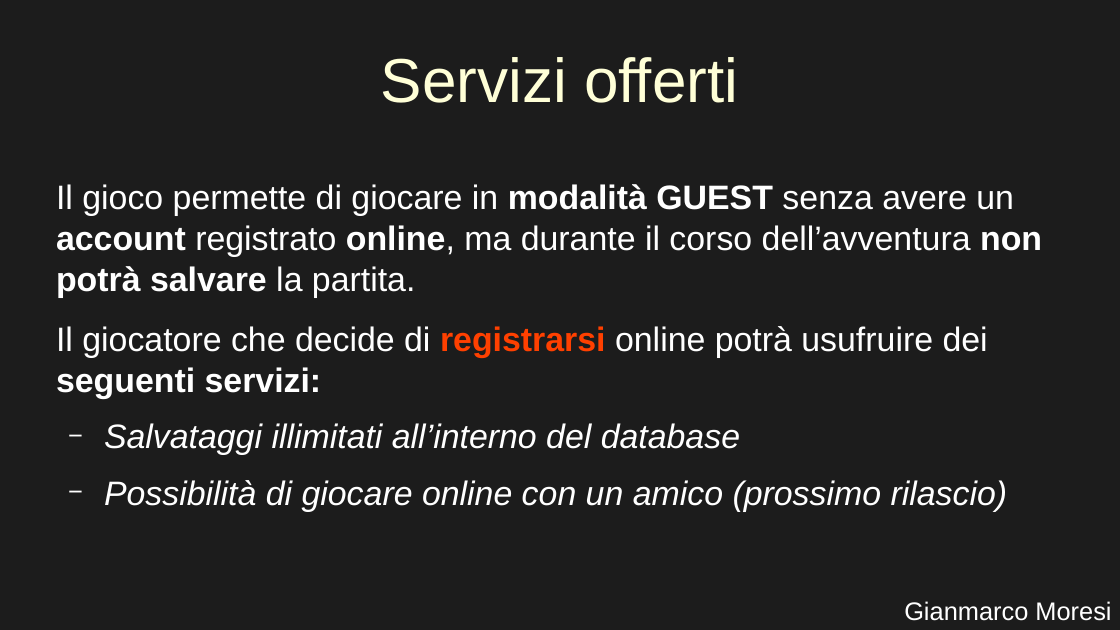
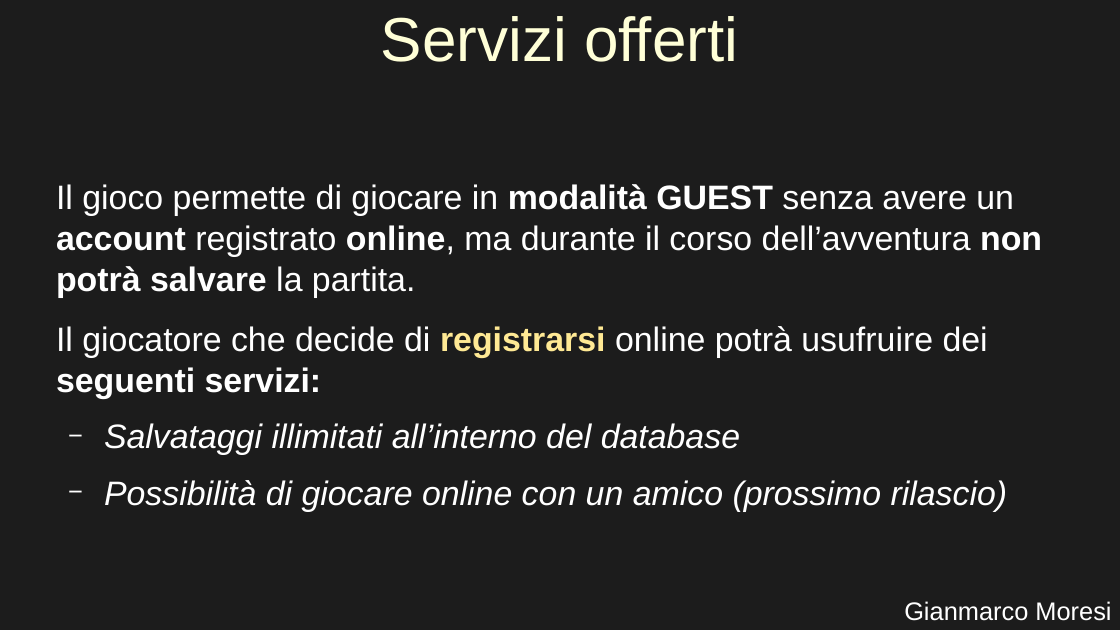
Before and after one commit to GianmarcoMo/HouseBreak, a slide deck: slide 4 of docs/PresentazioneProggetto.odp. Drawn at 1120x630 pixels with LibreOffice and Linux fonts; fonts in the diff are those of the drawing. Boxes give left, top, right and bottom in pixels: in the first picture for what was removed or moved away, otherwise in the second. Text is boxed around its words. In the diff, an @@ line names an element or a change of style, - is before the commit and + after.

```diff
--- a/docs/PresentazioneProggetto.odp
+++ b/docs/PresentazioneProggetto.odp
@@ title "Servizi offerti" moved from (x1=381, y1=57, x2=738, y2=103) to (x1=381, y1=16, x2=738, y2=62) @@
@@ text at (x1=56, y1=326, x2=988, y2=399): text colour #FF4000 to #FFE994 in "registrarsi" @@
```
Also in this commit, not shown: 5 other slides changed, 6 slides added, 57 other files.
